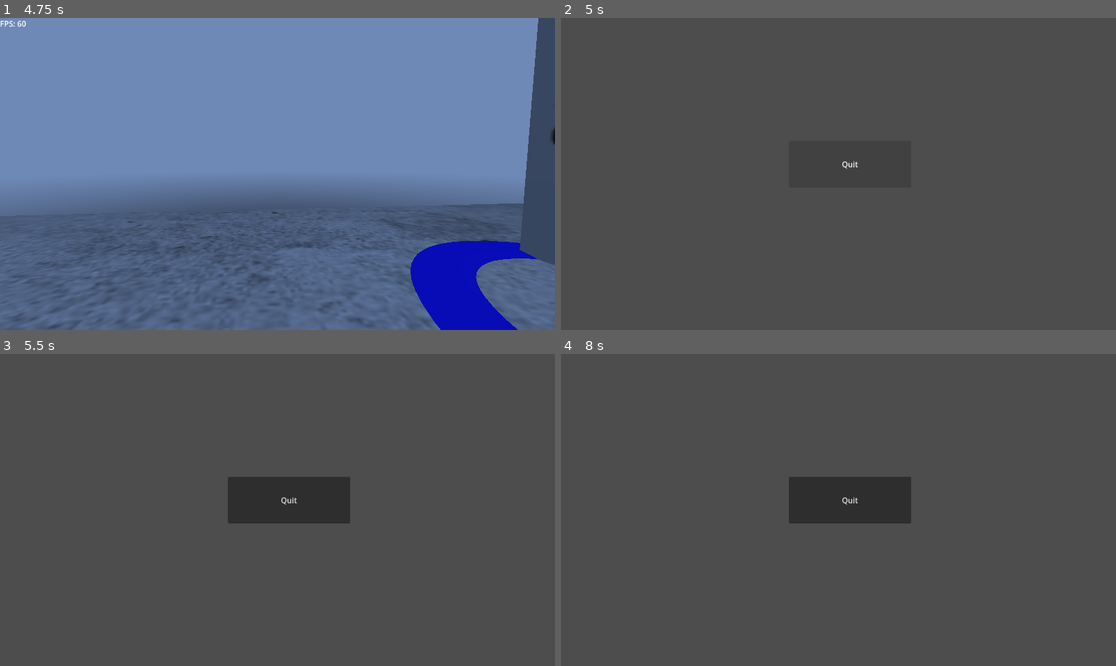
Above: before the commit, frames 1-4 (two rows, left to right).
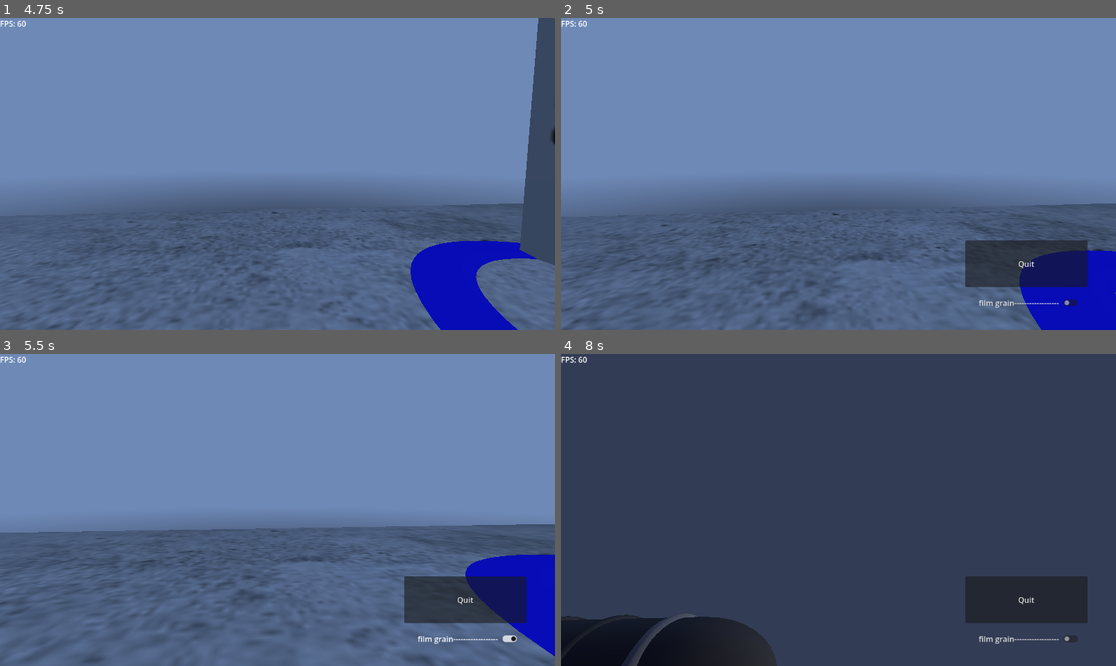
Above: after the commit, the same moments.

Repository: Immagoeat/airshipgame
Game: Godot game, scene res://scenes/mainmenu.tscn
Two runs of this game, one before a commit and one after it. Both use one fixed random seed, a clock stepped at 60 frames per second and the inputs below.
Inputs (mouse positions are in pixels of both pictures, inside the frame that each line leads up to):
- Up to frame 1 (4.75 s): click "Start" at 0.5 s; move the mouse to (305, 174) at 1.27 s; hold E (e) 1.28-2.03 s; hold W (up) from 1.28 s (still down); move the mouse to (249, 174) at 2.02 s; tap Ctrl (ctrl) at 2.1 s; tap E (e) at 2.3, 3.8, 4.55 s; move the mouse to (288, 167) at 2.77 s; hold E (e) 2.78-3.53 s; move the mouse to (271, 180) at 3.52 s; tap Shift (shift) at 3.6 s; move the mouse to (316, 177) at 4.27 s; hold Space (space) from 4.28 s (still down)
- Up to frame 2 (5 s): keep holding W (up); keep holding Space (space); tap Escape (esc) at 4.9 s
- Up to frame 3 (5.5 s): release W (up) at 5 s; release Space (space) at 5 s; click (466, 637) at 5 s, where only the run after the commit has a clickable "film grain------------------"
- Up to frame 4 (8 s): tap Enter at 5.75 s; move the mouse to (672, 463) at 5.77 s; hold A (left) 5.78-6.53 s; tap E (e) at 5.85, 6.8, 7.35 s; move the mouse to (866, 510) at 6.52 s; hold S (down) 6.53-7.28 s; hold Ctrl (ctrl) 6.53-7.28 s; move the mouse to (755, 432) at 7.27 s; hold D (right) from 7.28 s (still down)

Frame 1 is identical in both runs. In frame 2, 99% of the frame differs, in the area x 0-100%, y 0-100%; in frame 3, 99%; in frame 4, 100%.

Commit message:
can unpause now, tried to add toggle, and failed

Diff:
--- a/airshipgame/scenes/pausemenu.tscn
+++ b/airshipgame/scenes/pausemenu.tscn
@@ -3,20 +3,34 @@
 [ext_resource type="Script" uid="uid://c5pbew4ljchw4" path="res://scripts/pausemenu.gd" id="1_3otxd"]
 
 [node name="Control" type="Control" unique_id=1324027916]
+process_mode = 3
 layout_mode = 3
 anchors_preset = 15
 anchor_right = 1.0
 anchor_bottom = 1.0
+offset_left = 384.0
+offset_top = 362.0
+offset_right = 384.0
+offset_bottom = 362.0
 grow_horizontal = 2
 grow_vertical = 2
 script = ExtResource("1_3otxd")
 
 [node name="Button" type="Button" parent="." unique_id=219053451]
 layout_mode = 0
-offset_left = 473.0
-offset_top = 255.0
-offset_right = 727.0
-offset_bottom = 352.0
+offset_left = 455.0
+offset_top = 100.0
+offset_right = 709.0
+offset_bottom = 197.0
 text = "Quit"
 
+[node name="CheckButton" type="CheckButton" parent="." unique_id=414864773]
+layout_mode = 0
+offset_left = 477.0
+offset_top = 214.0
+offset_right = 696.0
+offset_bottom = 245.0
+text = "film grain------------------"
+
 [connection signal="pressed" from="Button" to="." method="_on_button_pressed"]
+[connection signal="toggled" from="CheckButton" to="." method="_on_check_button_toggled"]
--- a/airshipgame/scripts/filmgrain.gd
+++ b/airshipgame/scripts/filmgrain.gd
@@ -10,6 +10,7 @@
 var pipeline: RID
 var shader_compiled := false
 
+# CLEAN GLSL SHADER SOURCE (No GDScript mixed in here)
 const GLSL_SOURCE = "#version 450
 layout(local_size_x = 8, local_size_y = 8, local_size_z = 1) in;
 
@@ -90,12 +91,21 @@
 	var x_groups = (size.x - 1) / 8 + 1
 	var y_groups = (size.y - 1) / 8 + 1
 
+	# --- FIXED TOGGLE LOGIC LIVES HERE ---
+	var final_amount = grain_amount
+
+	# Check the toggle if the game is running (prevents crashing in the editor)
+	if not Engine.is_editor_hint():
+		if Globals.film_grain_toggle == false:
+			final_amount = 0.0 # Force amount to 0, stopping the grain completely
+
 	var push_constant := PackedFloat32Array([
-		grain_amount,
+		final_amount, # Uses our dynamically adjusted amount
 		grain_size,
 		Time.get_ticks_msec() / 1000.0,
 		0.0
 	])
+	# --------------------------------------
 
 	for view in range(render_scene_buffers.get_view_count()):
 		var color_image = render_scene_buffers.get_color_layer(view)
--- a/airshipgame/scripts/globals.gd
+++ b/airshipgame/scripts/globals.gd
@@ -1,6 +1,8 @@
 extends Node
 
 var timeofday: float = 0.5
+var film_grain_toggle: bool = true
+var paused: bool = false
 # Called when the node enters the scene tree for the first time.
 func _ready() -> void:
 	pass # Replace with function body.
--- a/airshipgame/scripts/pausemenu.gd
+++ b/airshipgame/scripts/pausemenu.gd
@@ -1,9 +1,11 @@
 extends Control
 
+@onready var check_button: CheckButton = $YourExactNodeNameHere
 
 # Called when the node enters the scene tree for the first time.
 func _ready() -> void:
-	pass # Replace with function body.
+	if check_button:
+		check_button.set_pressed_no_signal(Globals.film_grain_toggle)
 
 
 # Called every frame. 'delta' is the elapsed time since the previous frame.
@@ -13,3 +15,10 @@
 
 func _on_button_pressed() -> void:
 	get_tree().quit()
+
+
+func _on_check_button_toggled(toggled_on: bool) -> void:
+	Globals.film_grain_toggle = toggled_on
+
+func _on_resume_button_pressed() -> void:
+	pass
--- a/airshipgame/scripts/player.gd
+++ b/airshipgame/scripts/player.gd
@@ -8,11 +8,14 @@
 var mousemode: bool = true
 var esc_cooldown: bool = false
 var is_locked: bool = false
+var paused: bool = false
 
 var current_vehicle = null
 
 @onready var camera: Camera3D = $Camera3D
 @onready var anim: AnimationPlayer = $bob
+@export var pause_menu_scene: PackedScene = preload("res://scenes/pausemenu.tscn")
+var pause_menu_instance: Node = null
 
 func _ready() -> void:
 	Input.set_mouse_mode(Input.MOUSE_MODE_CAPTURED)
@@ -24,11 +27,27 @@
 		camera.rotate_x(-event.relative.y * MOUSE_SENSITIVITY)
 		camera.rotation.x = clamp(camera.rotation.x, deg_to_rad(-89), deg_to_rad(89))
 
+
 	if event.is_action_pressed("esc"):
-		if mousemode:
+		if not Globals.paused:
+			# OPEN MENU
 			Input.set_mouse_mode(Input.MOUSE_MODE_VISIBLE)
-			mousemode = false
-			get_tree().change_scene_to_file("res://scenes/pausemenu.tscn")
+			Globals.paused = true
+
+			pause_menu_instance = pause_menu_scene.instantiate()
+			# Add it to the root viewport so it displays on top of everything
+			get_tree().root.add_child(pause_menu_instance)
+		else:
+			# CLOSE MENU
+			_resume_game()
+
+func _resume_game() -> void:
+	Input.set_mouse_mode(Input.MOUSE_MODE_CAPTURED)
+	Globals.paused = false
+
+	if pause_menu_instance:
+		pause_menu_instance.queue_free()
+		pause_menu_instance = null
 
 func _physics_process(delta: float) -> void:
 
